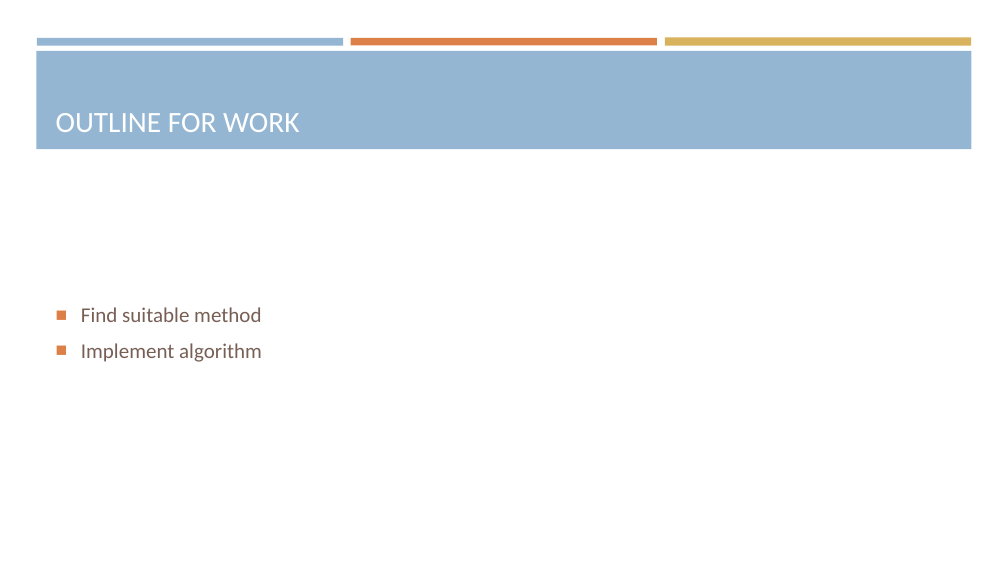
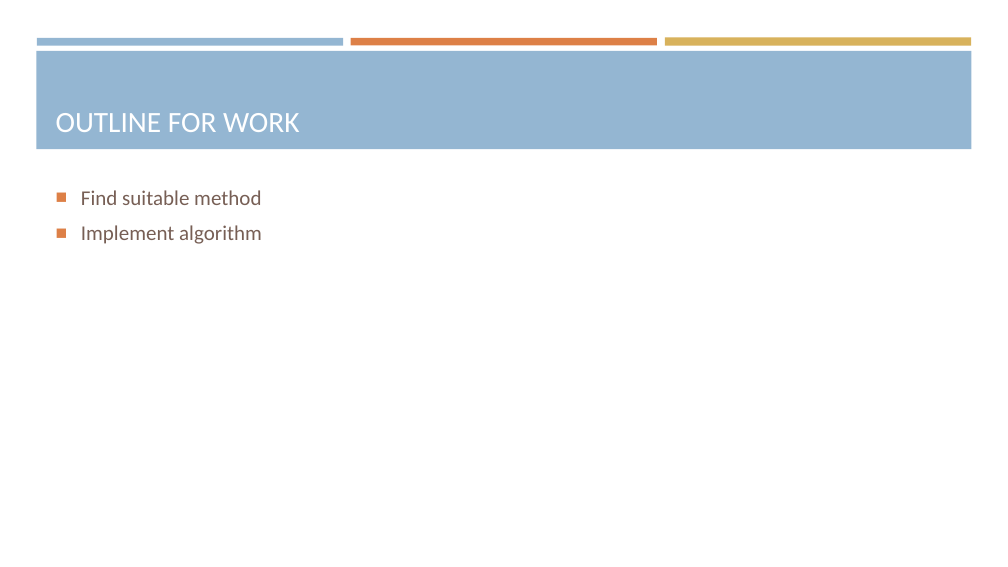
Before and after one commit to araea382/MT, a slide deck: slide 8 of Presentation/1-Proposal seminar.pptx (slide 9 before the commit). Drawn at 1008x567 pixels with LibreOffice and Linux fonts; fonts in the diff are those of the drawing. Boxes give left, top, right and bottom in pixels: in the first picture for what was removed or moved away, otherwise in the second. Text is boxed around its words. In the diff, an @@ line names an element or a change of style, - is before the commit and + after.

```diff
--- a/Presentation/1-Proposal seminar.pptx
+++ b/Presentation/1-Proposal seminar.pptx
@@ text "Find suitable method" at box(81, 190, 262, 244): vertical alignment middle to top @@
```
Also in this commit, not shown: 7 other slides changed, 1 slide added, 2 slides removed, 7 other files.
